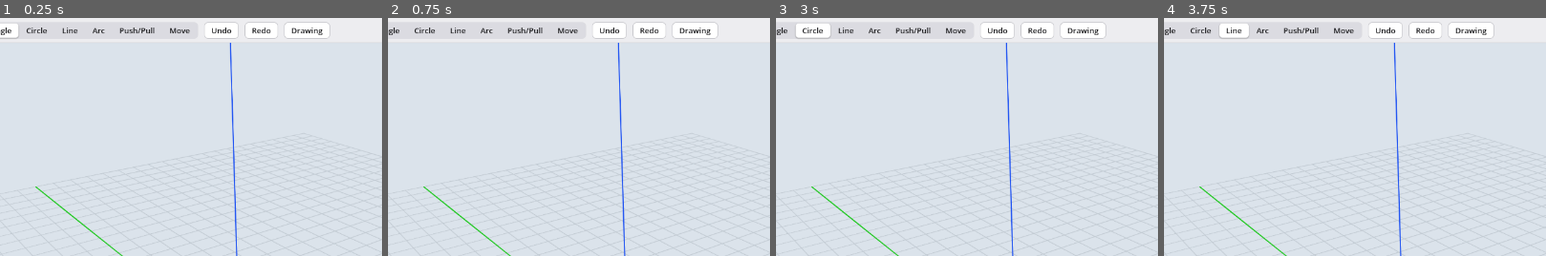
Above: before the commit, frames 1-4 (left to right).
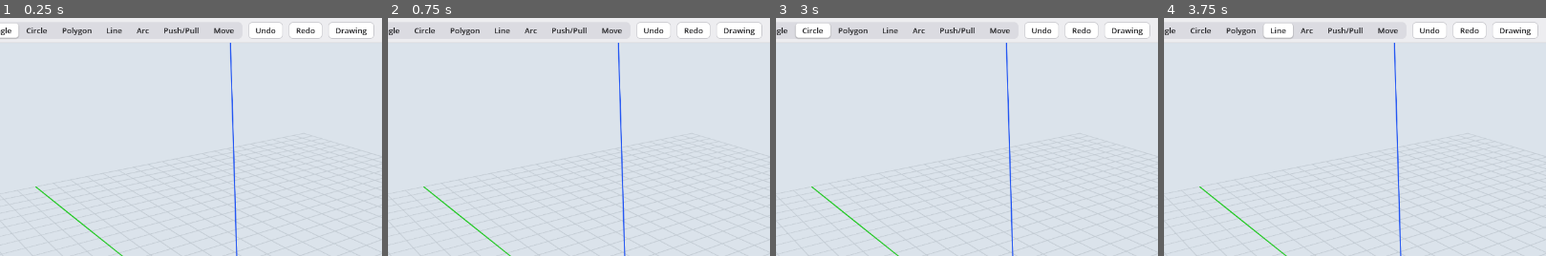
Above: after the commit, the same moments.

Repository: wweatherall/Napkin
Game: Godot game, scene res://main.tscn
The game is run twice, just before and just after one commit, with the same random seed, the same clock (stepped at 60 frames per second) and the same inputs.
Inputs:
- Up to frame 1 (0.25 s): no input
- Up to frame 2 (0.75 s): click "Select" at 0.5 s
- Up to frame 3 (3 s): click "Paint" at 1.25 s; click "Rectangle" at 2 s; click "Circle" at 2.75 s
- Up to frame 4 (3.75 s): click "Line" at 3.5 s
The pictures show only the part of the screen within x 14-64%, y 0-50%; the shares and areas given below are measured in that part.

The runs differ from the first frame. In frame 1, 1.5% of the frame differs, in the area x 16-98%, y 1-9%; in frame 2, 1.5%; in frame 3, 1.5%; in frame 4, 2.2%, in the area x 14-98%, y 1-9%.
Error in both runs: Invalid assignment of property or key 'text' with value of type 'String' on a base object of type 'Nil'. (res://worker_process.gd:231)

Commit message:
H130: Polygon tool (T84 step 2)
Architecture-Impact: in the handoff - H130

Co-Authored-By: Claude Sonnet 5.5 <noreply@anthropic.com>
Claude-Session: https://claude.ai/code/session_01SF8AML6j3cwuSFJRJ5D9co

Diff:
--- a/viewport/keys.gd
+++ b/viewport/keys.gd
@@ -47,6 +47,9 @@
 	if not (box.vcb != "" and e.keycode == KEY_SHIFT) and t.key(e): return   # the tool's own keys (Move: modifiers, axis locks); while typing, Shift is for " and '
 	if t.busy() and ch != "" and t.accepts(ch):
 		box.type_char(ch); return
+	# Only a tool with accepts_idle takes characters before a gesture (Polygon's `8s`).
+	if not t.busy() and not cmd and ch != "" and t.has_method("accepts_idle") and t.accepts_idle(ch, box.vcb):
+		box.type_char(ch); return
 	if m.tool_keys.has(e.keycode): m.set_tool(m.tool_keys[e.keycode]); return   # each tool's own key (its TOOL)
 	match e.keycode:
 		KEY_G: m.menus.run("grid")
--- a/viewport/main.gd
+++ b/viewport/main.gd
@@ -739,7 +739,7 @@
 		return
 	if op.type in ["line", "arc"]:
 		pres.register_line(op)
-	elif op["type"] in ["rect", "circle"]:
+	elif op["type"] in ["rect", "circle", "polygon"]:
 		if not rects.has(op["id"]): _register_rect(op)
 	elif op["type"] == "push_pull" and not op["target"].has("region"):
 		var rid: String = op["target"].get("rect", "")
@@ -939,7 +939,7 @@
 
 # The window <-> worker protocol's version (docs/protocol.md): bump it when a message or shared-file field changes.
 # The worker reports its own (worker/serve.py PROTOCOL_VERSION) in hello; a worker speaking another isn't shared.
-const PROTOCOL_VERSION := 14
+const PROTOCOL_VERSION := 15
 
 
 func _send_open() -> void:
--- a/viewport/measure_box.gd
+++ b/viewport/measure_box.gd
@@ -269,10 +269,13 @@
 		var counts := RegEx.new()
 		counts.compile("^(?:[0-9]+x|[x*][0-9]+|/[0-9]+)$")
 		var raw: bool = active.has_method("typed_raw") and active.typed_raw()
-		if raw or (tool == "move" and counts.search(txt.to_lower()) != null):
+		var side_count: bool = tool == "polygon" and txt.to_lower().ends_with("s") and txt.left(-1).strip_edges().is_valid_int()
+		if raw or side_count or (tool == "move" and counts.search(txt.to_lower()) != null):
 			length_pending = {}
 			active.typed(txt)
-		elif tool in ["rect", "circle", "line", "arc", "push", "move"]:
+		elif tool == "polygon" and not active.busy():
+			pass      # before a gesture only a side count means anything: a length here mustn't set the units
+		elif tool in ["rect", "circle", "polygon", "line", "arc", "push", "move"]:
 			var suffix := ""
 			if tool == "arc" and active.radius_input() and txt.to_lower().ends_with("r"):
 				suffix = "r"
--- a/viewport/presenter.gd
+++ b/viewport/presenter.gd
@@ -30,7 +30,7 @@
 var body_verts := {}                # body id -> PackedVector3Array (unique corners)
 var body_edges := {}                # body id -> feature edge segments (model mm)
 var body_cuts := {}                 # body id -> [{op, kind, lo, hi}] from FreeCAD: holes and added pieces
-var rects := {}                     # profile id (rectangle or circle) -> {"tris","n","on","pts"}
+var rects := {}                     # profile id (rectangle, circle or polygon) -> {"tris","n","on","pts"}
 var loose_lines := {}             # line id -> {a, b, n, on}; rebuilt from journal
 var drafts := {}                    # op id -> Node3D
 var stock_frames := {}              # body id -> rectangular stock frame from bodies.json (plane fits, I40)
@@ -461,6 +461,12 @@
 		var center: Array = op.get("center", [0, 0])
 		var shape := circle_geometry(origin + b[0] * float(center[0]) + b[1] * float(center[1]), n, op["radius"])
 		pts = shape.pts; tris = shape.tris; lines = shape.lines
+	elif op["type"] == "polygon":
+		var center: Array = op.get("center", [0, 0])
+		var toward: Array = op.get("x", [0, 0, 0])
+		var shape := polygon_geometry(origin + b[0] * float(center[0]) + b[1] * float(center[1]), n, op["radius"],
+				int(op["sides"]), Vector3(toward[0], toward[1], toward[2]))
+		pts = shape.pts; tris = shape.tris; lines = shape.lines
 	else:
 		var corner: Array = op.get("corner", [0, 0])
 		var o2: Vector3 = origin + b[0] * float(corner[0]) + b[1] * float(corner[1])
@@ -480,17 +486,24 @@
 const CIRCLE_SEGMENTS := 64
 
 func circle_geometry(center: Vector3, normal: Vector3, radius: float) -> Dictionary:
+	return polygon_geometry(center, normal, radius, CIRCLE_SEGMENTS)
+
+
+# A regular polygon, its first corner `radius` toward `toward` (zero: the plane's own x), as worker/polygon.py.
+func polygon_geometry(center: Vector3, normal: Vector3, radius: float, sides: int, toward := Vector3.ZERO) -> Dictionary:
 	var basis: Array = Geo.plane_basis(normal)   # pure: works with no Main (T88 step 3)
+	var x: Vector3 = toward - normal * (toward.dot(normal) / normal.length_squared())
+	if x.length() > 1e-6: basis = [x.normalized(), normal.cross(x).normalized()]
 	var pts := PackedVector3Array()
 	var tris := PackedVector3Array()
 	var lines := PackedVector3Array()
-	for i in CIRCLE_SEGMENTS:
-		var angle := 2.0 * PI * i / CIRCLE_SEGMENTS
+	for i in sides:
+		var angle := 2.0 * PI * i / sides
 		pts.append(center + radius * (basis[0] * cos(angle) + basis[1] * sin(angle)))
-	for i in CIRCLE_SEGMENTS:
-		var a := pts[i]; var b := pts[(i + 1) % CIRCLE_SEGMENTS]
+	for i in sides:
+		var a := pts[i]; var b := pts[(i + 1) % sides]
 		lines.append_array(PackedVector3Array([a, b]))
-	for i in range(1, CIRCLE_SEGMENTS - 1):
+	for i in range(1, sides - 1):
 		tris.append_array(PackedVector3Array([pts[0], pts[i], pts[i + 1]]))
 	return {"pts": pts, "tris": tris, "lines": lines}
 
@@ -507,7 +520,7 @@
 			if not loose_lines.has(op.id): register_line(op)
 			if used.has(op.id): drop_draft(op.id)
 			continue
-		if op["type"] in ["rect", "circle"]:
+		if op["type"] in ["rect", "circle", "polygon"]:
 			if used.has(op["id"]):
 				register_rect(op); drop_draft(op["id"])
 			elif not drafts.has(op["id"]):
@@ -523,7 +536,7 @@
 	if op.type in ["line", "arc"]:
 		loose_lines.erase(oid); rects.erase(oid); drop_draft("line:" + oid)
 		_refresh_loop_drafts()
-	elif op["type"] in ["rect", "circle"]:
+	elif op["type"] in ["rect", "circle", "polygon"]:
 		rects.erase(oid)
 	elif op["type"] in ["mirror", "move"]:
 		for nid in op.get("new_ids", []):
--- a/viewport/test_tool_context.gd
+++ b/viewport/test_tool_context.gd
@@ -116,7 +116,7 @@
 	"pick": ["hit", "snap", "on_grid", "point", "axis", "axis_dest", "plane_dest", "ray", "project", "cursor",
 			 "grid_enabled", "grid_step", "snap_radius"],
 	"model": ["body_ids", "has_body", "triangles", "profile", "stock_frame", "unit_triangles", "cut_at",
-			  "cut_triangles", "circle_geometry", "lines_on", "drawn_region"],
+			  "cut_triangles", "circle_geometry", "polygon_geometry", "lines_on", "drawn_region"],
 	"selection": ["ids", "context", "assembly_of", "members_of", "unit_of", "in_context", "is_hidden",
 				  "context_assembly", "edit_blocked", "set_ids", "enter"],
 	"document": ["next_id", "op", "is_last", "append", "remove", "sync"],
--- a/viewport/test_tools.gd
+++ b/viewport/test_tools.gd
@@ -25,12 +25,13 @@
 		["paint", "Paint", "Paint (pick the wood in the Wood menu)", KEY_NONE, "Paint", true],
 		["rect", "Rectangle", "Rectangle (R)", KEY_R, "Rectangle (R)", true],
 		["circle", "Circle", "Circle (C)", KEY_C, "Circle (C)", true],
+		["polygon", "Polygon", "Polygon", KEY_NONE, "Polygon", true],
 		["line", "Line", "Line (L)", KEY_L, "Line (L)", true],
 		["arc", "Arc", "Arc (A)", KEY_A, "Arc (A)", true],
 		["push", "Push/Pull", "Push/Pull (P)", KEY_P, "Push/Pull (P)", true],
 		["move", "Move", "Move (M)", KEY_M, "Move (M)", true],
 	]
-	check("tools/ declares Select, Paint, Rectangle, Circle, Line, Arc, Push/Pull, Move in that order", got.map(func(g): return g[0]) == want.map(func(w): return w[0]), got)
+	check("tools/ declares Select, Paint, Rectangle, Circle, Polygon, Line, Arc, Push/Pull, Move in that order", got.map(func(g): return g[0]) == want.map(func(w): return w[0]), got)
 	for i in mini(got.size(), want.size()):
 		check("%s: label, tooltip, key, menu name, linked tint" % want[i][0], got[i] == want[i], got[i])
 	check("Arc declares order 38", found.any(func(t): return t.id == "arc" and t.order == 38))
--- /dev/null
+++ b/viewport/tests/quick/polygon.gd
@@ -0,0 +1,147 @@
+extends RefCounted
+## T84: the Polygon button, its side count, real gestures, exact Push/Pull, and who gets keys before a gesture.
+const Main := preload("res://main.gd")
+const Harness := preload("res://tests/harness.gd")
+var harness: Harness
+var m: Main:
+	get: return harness.m
+
+
+static func _area(sides: int, radius: float) -> float:
+	return 0.5 * sides * radius * radius * sin(TAU / sides)
+
+
+func _volume(alias: String) -> float:
+	return harness._bodies().get(harness.id(alias), {}).get("volume_mm3", -1.0)
+
+
+func run() -> void:
+	await harness._fresh("polygon")
+	await harness._view(Vector3(200, 100, 0), -30, -50, 1.2)
+	m.ui.tool_buttons["polygon"].pressed.emit()
+	var tool = m.tools["polygon"]
+	harness._ok("the toolbar button picks Polygon, which has no key and starts at 6 sides", m.tool == "polygon"
+		and tool.TOOL.key == KEY_NONE and tool.sides == 6 and tool.vcb_label() == "Sides" and m.ui_vcb.text == "6", [m.tool, tool.sides, m.ui_vcb.text])
+	await harness._drag_to(Vector3.ZERO, 4)
+	await harness._button(true)
+	await harness._drag_to(Vector3(40, 0, 0), 6)
+	await harness._button(false)
+	var op: Dictionary = m.ops.back() if not m.ops.is_empty() else {}
+	harness._ok("press-drag-release makes a 6-sided polygon of radius 40 with a corner toward the cursor", op.get("type") == "polygon"
+		and op.get("sides") == 6 and is_equal_approx(op.get("radius", 0.0), 40.0) and Vector3(op.x[0], op.x[1], op.x[2]).is_equal_approx(Vector3(1, 0, 0)), op)
+	harness._ok("its draft has six corners", m.rects.get(harness.id("r1"), {}).get("pts", []).size() == 6, m.rects.keys())
+	await harness._wait_confirm()
+	m.undo()
+	await harness._wait_confirm()
+	harness._ok("undo removes the loose polygon", m.rects.is_empty(), m.rects.keys())
+	m.redo()
+	await harness._wait_confirm()
+	harness._ok("redo restores the loose polygon and its picking draft", m.rects.has(harness.id("r1")) and m.drafts.has(harness.id("r1")), m.rects.keys())
+	await harness._push(Vector3.ZERO, Vector3(0, 0, 60), "100")
+	await harness._wait_wave()
+	harness._ok("FreeCAD makes the exact hexagonal prism", absf(_volume("b1") - _area(6, 40) * 100) < 0.1, harness._bodies())
+
+	m.ui.tool_buttons["polygon"].pressed.emit()
+	await harness._type("8s\n")
+	harness._ok("8s + Return before a gesture sets 8 sides, shown in the box and the hint", tool.sides == 8 and not tool.busy()
+		and m.ui_vcb.text == "8" and tool.hint().contains("8 sides"), [tool.sides, m.ui_vcb.text])
+	await harness._type("2s\n")
+	await harness._type("100s\n")
+	harness._ok("side counts outside 3-64 are ignored", tool.sides == 8, tool.sides)
+	var count := m.ops.size()
+	var units_were: bool = m.measure.units_explicit
+	await harness._type("150\n")
+	harness._ok("a length before a gesture does nothing", m.ops.size() == count and m.measure.units_explicit == units_were and m.measure.vcb == "", m.measure.vcb)
+	await harness._click_at(Vector3(200, 0, 0))
+	await harness._drag_to(Vector3(230, 0, 0), 4)
+	await harness._press()
+	harness._ok("click, move, click makes an 8-sided polygon", m.ops.size() == count + 1 and m.ops.back().get("sides") == 8
+		and is_equal_approx(m.ops.back().get("radius", 0.0), 30.0), m.ops.back())
+	await harness._push(Vector3(200, 0, 0), Vector3(200, 0, 60), "20")
+	await harness._wait_wave()
+	harness._ok("Push/Pull makes the octagonal board", absf(_volume("b2") - _area(8, 30) * 20) < 0.1, harness._bodies())
+
+	m.ui.tool_buttons["polygon"].pressed.emit()
+	await harness._click_at(Vector3(320, 0, 0))
+	await harness._drag_to(Vector3(350, 0, 0), 4)
+	await harness._type("12s\n")
+	harness._ok("12s during a gesture changes the preview's sides and keeps the gesture", tool.busy() and tool.sides == 12 and m.overlay.mesh != null, tool.state)
+	await harness._type("3/4\"\n")
+	harness._ok("then a typed length commits that unrounded radius", not tool.busy() and m.ops.back().get("sides") == 12
+		and absf(m.ops.back().get("radius", 0.0) - 19.05) < 1e-9, m.ops.back())
+	# a direction three decimals can't hold: the op's corner is still where the cursor snapped
+	await harness._click_at(Vector3(300, 200, 0))
+	await harness._drag_to(Vector3(430, 270, 0), 4)
+	await harness._press()
+	var turned: Dictionary = m.ops.back()
+	var corner := Vector3(300, 200, 0) + Vector3(turned.x[0], turned.x[1], turned.x[2]) * float(turned.radius)
+	harness._ok("the op's first corner is the point the radius was set at", corner.distance_to(Vector3(430, 270, 0)) < 0.001, [turned, corner])
+	await harness._click_at(Vector3(450, 100, 0))
+	await harness._key(KEY_ESCAPE)
+	harness._ok("Escape cancels the polygon gesture", not tool.busy(), tool.state)
+
+	# keys.gd: only a tool with accepts_idle gets characters before a gesture; hotkeys behave as before
+	var taken := {}
+	for id in ["rect", "circle", "line", "arc", "push", "move", "select", "paint"]:
+		m.set_tool(id)
+		await harness._type("8")
+		if m.measure.vcb != "" or m.tools[id].has_method("accepts_idle"): taken[id] = m.measure.vcb
+	harness._ok("no other tool takes typed characters before a gesture", taken.is_empty(), taken)
+	m.set_tool("polygon")
+	await harness._key(KEY_C)
+	harness._ok("a tool key still switches away from an idle Polygon", m.tool == "circle", m.tool)
+	m.set_tool("polygon")
+	await harness._type("5")
+	await harness._key(KEY_R)
+	harness._ok("a tool key after typed digits switches tools and empties the box", m.tool == "rect" and m.measure.vcb == "", [m.tool, m.measure.vcb])
+
+	# On a face: the same cut rules as a circle.
+	await harness._fresh("polygon_face", harness._plank(1, Vector3.ZERO, Vector3(300, 200, 18)))
+	await harness._view(Vector3(150, 100, 18), -30, -50, 1.0)
+	m.set_tool("polygon")
+	await harness._type("6s\n")
+	await harness._click_at(Vector3(60, 60, 18))
+	await harness._drag_to(Vector3(80, 60, 18), 4)
+	await harness._type("20\n")
+	await harness.get_tree().physics_frame
+	await harness._push(Vector3(60, 60, 18), Vector3(60, 60, 0), "-18")
+	await harness._wait_wave()
+	harness._ok("a polygon on a face cuts an exact through hole", absf(_volume("b1") - (300.0 * 200 * 18 - _area(6, 20) * 18)) < 0.1
+		and m.ops.back().get("through", false), harness._bodies())
+	await _check_predictions()
+
+
+func _check_predictions() -> void:
+	# P21: the viewport's corners against FreeCAD's prism, on several planes, side counts and corner directions.
+	var cases := [
+		[Vector3.ZERO, Vector3(0, 0, 1), 40.0, 3, Vector3.ZERO],
+		[Vector3(120, 80, 50), Vector3(1, 0, 0), 19.05, 5, Vector3(0, 1, 1).normalized()],
+		[Vector3(75, -25, 10), Vector3(1, 2, 3).normalized(), 35.5, 7, Vector3.ZERO],
+		[Vector3(-80, 20, 5), Vector3(0, 0, -1), 300.0, 64, Vector3(1, 1, 0).normalized()],
+	]
+	var height := 37.0
+	for i in cases.size():
+		var center: Vector3 = cases[i][0]
+		var normal: Vector3 = cases[i][1]
+		var radius: float = cases[i][2]
+		var sides: int = cases[i][3]
+		var toward: Vector3 = cases[i][4]
+		var op := {"id": "r1", "type": "polygon", "plane": {"origin": Main.arr3(center), "normal": Main.arr3(normal)}, "radius": radius, "sides": sides}
+		if toward != Vector3.ZERO: op["x"] = [toward.x, toward.y, toward.z]
+		# both sides get what the op carries (Geo.arr3 rounds the plane's normal, as every tool's op does)
+		center = Vector3(op.plane.origin[0], op.plane.origin[1], op.plane.origin[2])
+		normal = Vector3(op.plane.normal[0], op.plane.normal[1], op.plane.normal[2]).normalized()
+		await harness._fresh("polygon_prediction_%d" % i, [op, {"id": "pp1", "type": "push_pull", "target": {"rect": "r1"}, "distance": height, "body": "b1"}])
+		var shape: Dictionary = m.pres.polygon_geometry(center, normal, radius, sides, toward)
+		var lo := Vector3(INF, INF, INF)
+		var hi := -lo
+		for p in shape.pts:
+			lo = lo.min(p).min(p + normal * height)
+			hi = hi.max(p).max(p + normal * height)
+		var native: Dictionary = harness._bodies().get(harness.id("b1"), {})
+		var bounds: Array = native.get("world_bbox", [])
+		var matches := bounds.size() == 6
+		for axis in 3:
+			if matches: matches = absf(bounds[axis] - lo[axis]) <= 0.01 and absf(bounds[axis + 3] - hi[axis]) <= 0.01
+		harness._ok("polygon prediction %d: the preview's corners are FreeCAD's" % i,
+			matches and absf(native.get("volume_mm3", -1.0) - _area(sides, radius) * height) < maxf(0.1, _area(sides, radius) * height * 0.000002), [native, lo, hi])
--- a/viewport/tests/quick/registry.gd
+++ b/viewport/tests/quick/registry.gd
@@ -1,6 +1,6 @@
 extends RefCounted
 ## The tool registry (tool_registry.gd): the toolbar, the Tools menu and the tool keys come from each tool's TOOL.
-## Pins what William sees: these eight tools, in this order, with these tooltips and keys.
+## Pins what William sees: these nine tools, in this order, with these tooltips and keys.
 
 const Main := preload("res://main.gd")
 const Harness := preload("res://tests/harness.gd")
@@ -13,6 +13,7 @@
 	["paint", "Paint", "Paint (pick the wood in the Wood menu)", "Paint", KEY_NONE],
 	["rect", "Rectangle", "Rectangle (R)", "Rectangle (R)", KEY_R],
 	["circle", "Circle", "Circle (C)", "Circle (C)", KEY_C],
+	["polygon", "Polygon", "Polygon", "Polygon", KEY_NONE],
 	["line", "Line", "Line (L)", "Line (L)", KEY_L],
 	["arc", "Arc", "Arc (A)", "Arc (A)", KEY_A],
 	["push", "Push/Pull", "Push/Pull (P)", "Push/Pull (P)", KEY_P],
@@ -30,7 +31,7 @@
 			for id in m.ui.tool_buttons:
 				if m.ui.tool_buttons[id] == b: bar.append([id, b.text, b.tooltip_text])
 	var want_bar: Array = WANT.map(func(w): return [w[0], w[1], w[2]])
-	harness._ok("the toolbar is Select, Paint, Rectangle, Circle, Line, Arc, Push/Pull, Move with their tooltips", bar == want_bar, bar)
+	harness._ok("the toolbar is Select, Paint, Rectangle, Circle, Polygon, Line, Arc, Push/Pull, Move with their tooltips", bar == want_bar, bar)
 	var registry = load("res://tool_registry.gd")
 	var menu: Array = []
 	if NativeMenu.has_feature(NativeMenu.FEATURE_GLOBAL_MENU):
--- a/viewport/tool_context.gd
+++ b/viewport/tool_context.gd
@@ -3,7 +3,7 @@
 ## to every tool by `setup_context(ctx)`. It has seven named capabilities, each a small adapter that keeps its
 ## owner private and answers with snapshots (copies a tool may change freely):
 ##   pick       inference.gd: what's under the cursor, snaps, axis and plane moves, camera rays and projection
-##   model      presenter.gd: boards' triangles, profiles (rectangles, circles), stock frames, cuts
+##   model      presenter.gd: boards' triangles, profiles (rectangles, circles, polygons), stock frames, cuts
 ##   selection  selection.gd: the selection, context, assemblies, what a board stands for
 ##   document   document.gd: new ids, op snapshots, is_last, append, remove, sync
 ##   view       presenter / main.gd: previews, the snap marker, guides, the selection box, face highlight,
@@ -121,7 +121,7 @@
 		return PackedVector3Array(_pres.body_tris.get(id, PackedVector3Array()))
 
 	func profile(id: String) -> Dictionary:
-		"""A drawn rectangle or circle: {tris, n, on, pts, kind}; {} if there's none (a missing kind: a rectangle)."""
+		"""A drawn rectangle, circle or polygon: {tris, n, on, pts, kind}; {} if there's none (a missing kind: a rectangle)."""
 		return _pres.rects.get(id, {}).duplicate(true)
 
 	func lines_on(body: String, normal: Vector3, point: Vector3) -> Array:
@@ -146,6 +146,9 @@
 
 	func circle_geometry(center: Vector3, normal: Vector3, radius: float) -> Dictionary:
 		return _pres.circle_geometry(center, normal, radius).duplicate(true)
+
+	func polygon_geometry(center: Vector3, normal: Vector3, radius: float, sides: int, toward := Vector3.ZERO) -> Dictionary:
+		return _pres.polygon_geometry(center, normal, radius, sides, toward).duplicate(true)
 
 
 # ---------------------------------------------------------------- selection and context (selection.gd)
--- /dev/null
+++ b/viewport/tools/polygon_tool.gd
@@ -0,0 +1,136 @@
+extends "res://tools/tool.gd"
+## Polygon (T84, I64): centre, then circumradius; Circle's click/drag gesture (I43). A corner follows the cursor.
+## `8s` + Return sets the number of sides, before or during a gesture. No key yet (Q33).
+
+const TOOL := {"id": "polygon", "label": "Polygon", "tip": "Polygon", "key": KEY_NONE, "order": 36, "show_links": true}
+const DEFAULT_SIDES := 6
+const MIN_SIDES := 3
+const MAX_SIDES := 64      # worker/polygon.py has the same range
+
+var sides := DEFAULT_SIDES      # kept when the gesture or the tool is left
+var state := {}
+
+
+func reset() -> void:
+	state = {}
+	press_reset()
+
+
+func hint() -> String:
+	return "Polygon (%d sides): click a face or the ground for the centre, then click or type a radius + Enter; 8s + Enter sets the sides" % sides
+
+
+func busy() -> bool:
+	return state.get("active", false)
+
+
+func accepts_idle(ch: String, typed_so_far: String) -> bool:
+	"""Characters taken before a gesture (keys.gd): a side count, `8s`. Letters stay tool keys until a digit."""
+	return ch in "0123456789" or (ch.to_lower() == "s" and typed_so_far.is_valid_int())
+
+
+func mouse_moved(screen: Vector2) -> void:
+	press_moved(screen)
+	if busy():
+		_radius_drag(screen)
+	else:
+		ctx.view.marker(ctx.pick.snap(ctx.pick.hit(screen), screen))
+
+
+func click(screen: Vector2) -> void:
+	if busy():
+		_finish()
+		return
+	var p := ctx.pick.snap(ctx.pick.hit(screen), screen)
+	if not p.get("hit", false): return
+	if ctx.selection.edit_blocked(p["body"]): return
+	var on: String = p["body"]
+	if p["rect"] != "": on = ctx.model.profile(p["rect"]).get("on", "")
+	state = {"active": true, "origin": p["point"], "n": p["normal"], "on": on, "radius": 0.0, "x": Vector3.ZERO}
+	press_started(screen)
+
+
+func release(screen: Vector2) -> void:
+	if not press_released().get("drag", false) or not busy(): return
+	_radius_drag(screen)
+	_finish()
+
+
+func typed(txt: String) -> void:
+	var t := txt.strip_edges().to_lower()
+	if t.ends_with("s"):
+		set_sides(t.left(-1).strip_edges())
+	elif busy():
+		commit_polygon(absf(float(t)))
+
+
+func set_sides(txt: String) -> void:
+	if not txt.is_valid_int(): return
+	var n := int(txt)
+	if n < MIN_SIDES or n > MAX_SIDES: return
+	sides = n
+	if busy() and state["radius"] > 0.0: _preview()
+	ctx.ui.refresh_hint()
+	ctx.ui.refresh_measurements()
+
+
+func vcb_label() -> String:
+	return "Radius" if busy() else "Sides"
+
+
+func vcb_value() -> String:
+	return ctx.ui.format_length(state["radius"]) if busy() else str(sides)
+
+
+func _radius_drag(screen: Vector2) -> void:
+	var ray := ctx.pick.ray(screen)
+	var o: Vector3 = ray["origin"]
+	var d: Vector3 = ray["direction"]
+	var n: Vector3 = state["n"]
+	var den := d.dot(n)
+	if absf(den) < 1e-6: return
+	var t: float = (state["origin"] - o).dot(n) / den
+	var q := o + d * t
+	var p := ctx.pick.snap({"hit": true, "point": q, "normal": n, "body": state["on"], "rect": ""}, screen)
+	var v: Vector3 = p["point"] - state["origin"]
+	v -= n * v.dot(n)
+	# A snap to the centre cannot make a polygon; follow the grid/cursor, as Circle does.
+	if p.get("snap", "grid") != "grid" and v.length() < GEOMETRY_TOLERANCE_MM:
+		p = ctx.pick.on_grid({"hit": true, "point": q, "normal": n, "body": state["on"], "rect": ""})
+		v = p["point"] - state["origin"]
+		v -= n * v.dot(n)
+	ctx.view.marker(p)
+	state["point_snap"] = p.get("snap", "") in ["endpoint", "midpoint", "on edge"]
+	state["radius"] = v.length()
+	if v.length() >= GEOMETRY_TOLERANCE_MM: state["x"] = v.normalized()
+	_preview()
+	ctx.ui.refresh_measurements()
+
+
+func _preview() -> void:
+	var shape := ctx.model.polygon_geometry(state["origin"], state["n"], state["radius"], sides, state["x"])
+	ctx.view.preview(shape.tris, "profile", shape.lines, Color(0.1, 0.2, 0.6))
+
+
+func _finish() -> void:
+	if not pointer_distance_ok(state["radius"], state.get("point_snap", false)): return
+	commit_polygon(state["radius"])
+
+
+func commit_polygon(radius: float) -> void:
+	if not is_finite(radius) or radius < GEOMETRY_TOLERANCE_MM: return
+	var rid := ctx.document.next_id("r")
+	var plane := {}
+	if state["on"] != "":
+		plane = {"on": {"body": state["on"], "normal": Geo.arr3(state["n"]), "point": Geo.arr3(state["origin"])}}
+	else:
+		plane = {"origin": Geo.arr3(state["origin"]), "normal": Geo.arr3(state["n"])}
+	var op := {"id": rid, "type": "polygon", "plane": plane, "radius": radius, "sides": sides}
+	# Toward the first corner, unrounded: three decimals would move a snapped corner of a large polygon.
+	var x: Vector3 = state["x"]
+	if x != Vector3.ZERO: op["x"] = [x.x, x.y, x.z]
+	ctx.document.append(op)
+	ctx.view.register_profile(op)
+	reset()
+	ctx.view.clear_preview()
+	ctx.document.sync()
--- a/viewport/tools/push_tool.gd
+++ b/viewport/tools/push_tool.gd
@@ -272,7 +272,7 @@
 	var source_size := 0.0
 	if state.rect != "":
 		var profile := ctx.model.profile(state.rect)
-		if profile.get("kind", "rect") not in ["rect", "circle"]: return
+		if profile.get("kind", "rect") not in ["rect", "circle", "polygon"]: return
 		if profile.on != "" and not (ctx.ui.new_board() and state.dist > 0): return
 	else:
 		var src := ctx.model.stock_frame(state.body)
Not shown, changed: docs/handoff/H130-t84-polygon-tool.md
Not shown, changed: viewport/tools/CLAUDE.md
